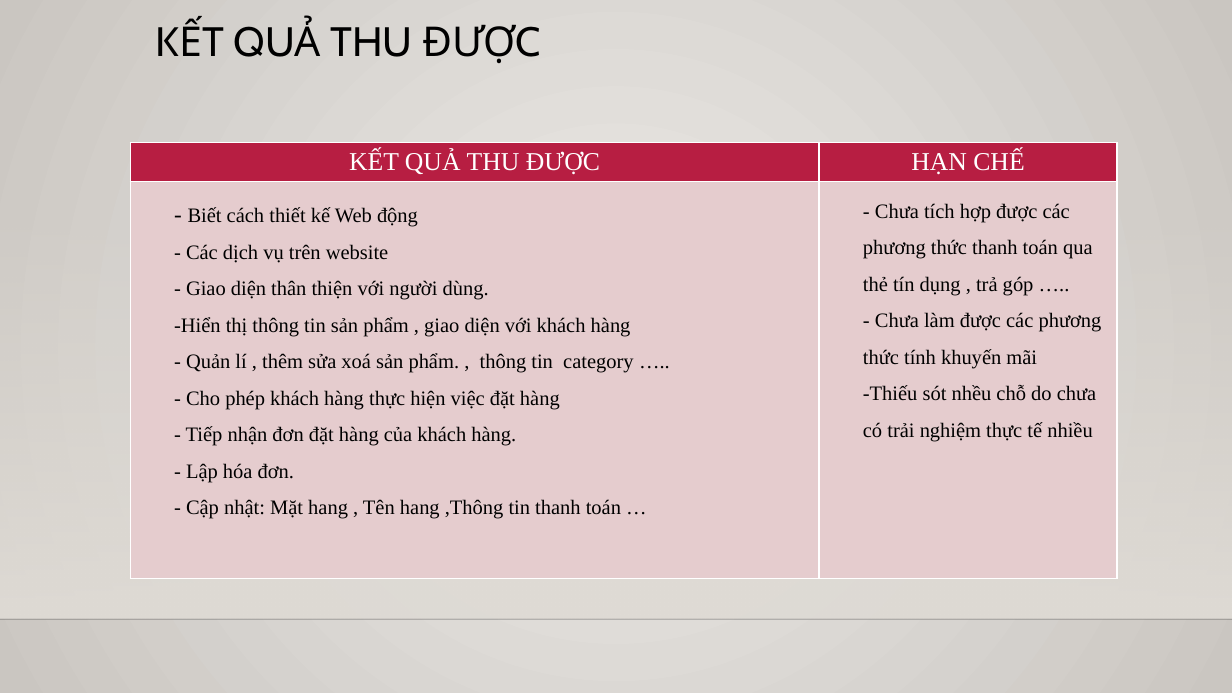
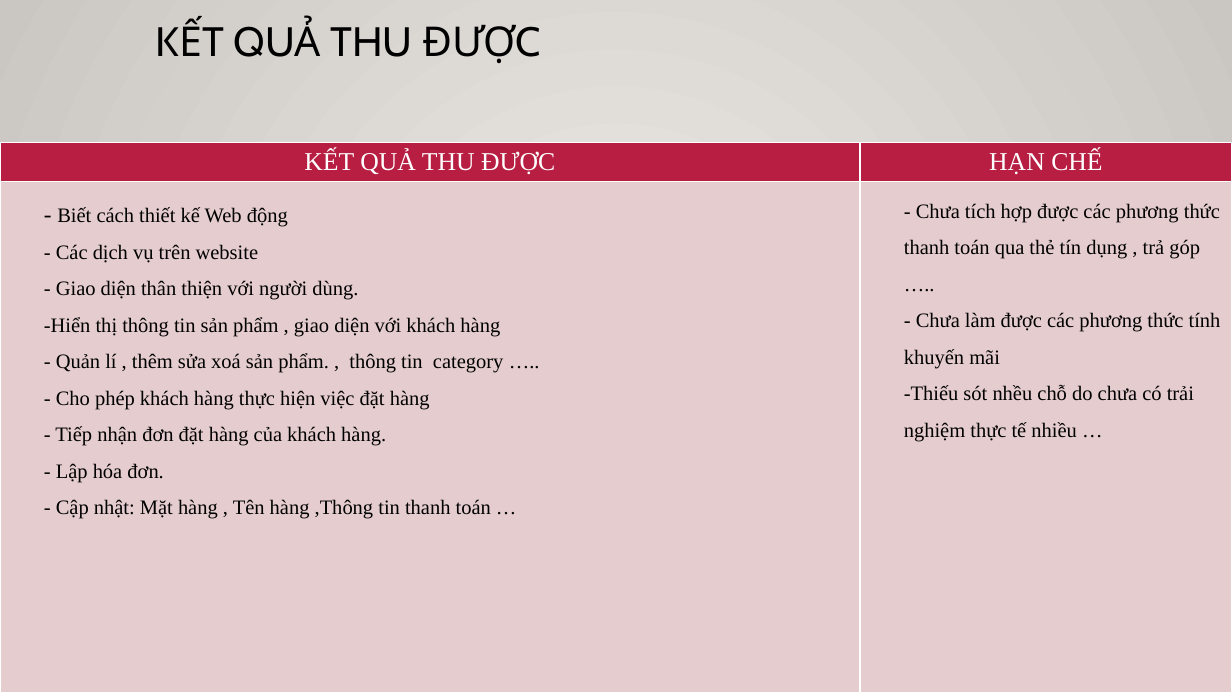
Before and after one commit to hauanh198/shopping-dog, a slide deck: slide 4 of DoVanHau_T3H.pptx. Drawn at 1232x693 pixels with LibreOffice and Linux fonts; fonts in the diff are those of the drawing; background and template pictures are left out. Boxes give left, top, right and bottom in pixels: in the first picture for what was removed or moved away, otherwise in the second. Text is boxed around its words. In the diff, an @@ line names an element or a change of style, - is before the commit and + after.

```diff
--- a/DoVanHau_T3H.pptx
+++ b/DoVanHau_T3H.pptx
@@ table at [0,143,1232,693] @@
-row 2, column 1: - Biết cách thiết kế Web động / - Các dịch vụ trên website / - Giao diện thân thiện với người dùng. / -Hiển thị thông tin sản phẩm , giao diện với khách hàng / - Quản lí , thêm sửa xoá sản phẩm. , thông tin category ….. / - Cho phép khách hàng thực hiện việc đặt hàng / - Tiếp nhận đơn đặt hàng của khách hàng. / - Lập hóa đơn. / - Cập nhật: Mặt hang , Tên hang ,Thông tin thanh toán …
+row 2, column 1: - Biết cách thiết kế Web động / - Các dịch vụ trên website / - Giao diện thân thiện với người dùng. / -Hiển thị thông tin sản phẩm , giao diện với khách hàng / - Quản lí , thêm sửa xoá sản phẩm. , thông tin category ….. / - Cho phép khách hàng thực hiện việc đặt hàng / - Tiếp nhận đơn đặt hàng của khách hàng. / - Lập hóa đơn. / - Cập nhật: Mặt hàng , Tên hàng ,Thông tin thanh toán …
-row 2, column 2: - Chưa tích hợp được các phương thức thanh toán qua thẻ tín dụng , trả góp ….. / - Chưa làm được các phương thức tính khuyến mãi / -Thiếu sót nhều chỗ do chưa có trải nghiệm thực tế nhiều
+row 2, column 2: - Chưa tích hợp được các phương thức thanh toán qua thẻ tín dụng , trả góp ….. / - Chưa làm được các phương thức tính khuyến mãi / -Thiếu sót nhều chỗ do chưa có trải nghiệm thực tế nhiều …
@@ table: place and size @@
-table at [130,143,1118,579]
+table at [0,143,1232,693]
```
Also in this commit, not shown: 5 other slides changed, 4 other files.
